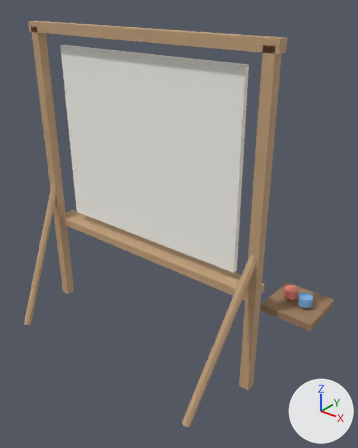
An edit to the glTF model assets/models/easel_large.glb, drawn before and after from the same camera.
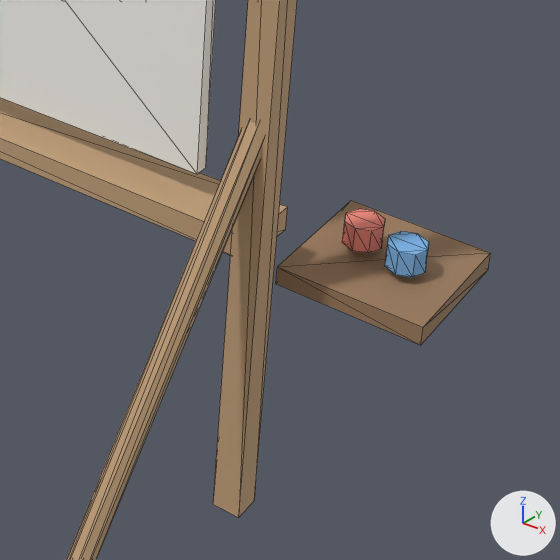
Old and new are each drawn whole from a 50 mm lens placed at (1.881, -1.937, 2.136), pointed at (0.267, 0.081, 0.885) and again close up on the part from 46% to 100% of the width and 48% to 90% of the height. Lighting does not change. The marker at lower right points along +X, +Y and +Z. The last two pictures show the newer version. The close-ups show mesh edges as thin lines. Vertices at exactly the same position are counted once.

Names of what the first close-up shows: 'easel_large'.
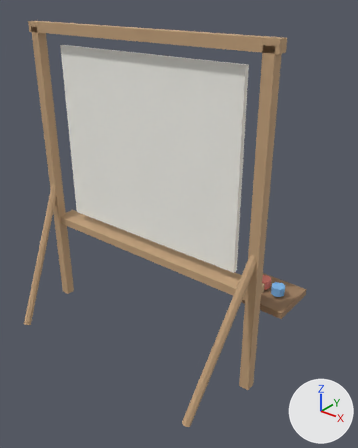
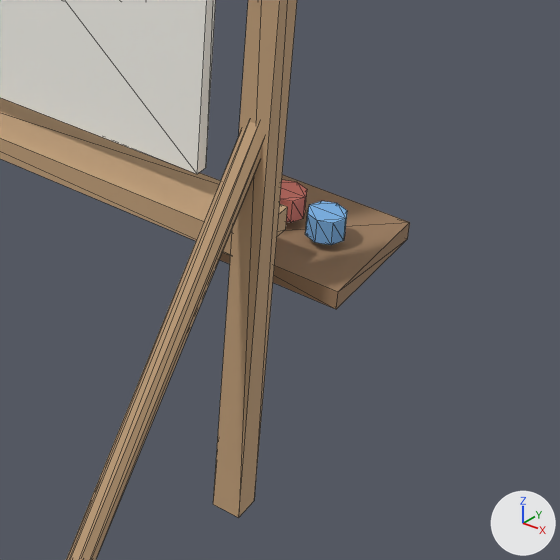
Boxes [x1, y1, x2, y2] around the edits, measured in the close-ups (560 x 560 px; the box of a moved part takes in the faces that stretch with it):
'easel_large', reshaped
    before: [0, 0, 491, 560]
    after: [0, 0, 410, 560]
part 1 of me_easel_large, moved or reshaped
    before: [342, 209, 385, 253]
    after: [280, 180, 307, 223]
part 2 of me_easel_large, moved or reshaped
    before: [385, 231, 429, 277]
    after: [305, 201, 347, 245]
part 3 of me_easel_large, moved or reshaped
    before: [276, 200, 491, 345]
    after: [219, 175, 410, 309]

The edits, one by one:
me_easel_large is used by ob_easel_large; location (0.0, 0.0, 0.0).
me_easel_large had 144 vertices, 232 faces and spanned x -0.85..1.1, y -0.42..0.45, z -0.01..1.93.
me_easel_large now has 144 vertices, 232 faces and spans x -0.85..0.93, y -0.42..0.45, z -0.01..1.93.
me_easel_large part 1: the loose piece of 16 vertices spanning x 0.86..0.94, y 0.26..0.34, z 0.54..0.59 is moved by (-0.17, 0.0, 0.0).
me_easel_large part 2: the loose piece of 16 vertices spanning x 0.96..1.04, y 0.24..0.32, z 0.54..0.59 is moved by (-0.17, 0.0, 0.0).
me_easel_large part 3: the loose piece of 8 vertices spanning x 0.8..1.1, y 0.15..0.45, z 0.48..0.52 is moved by (-0.17, 0.0, 0.0).
